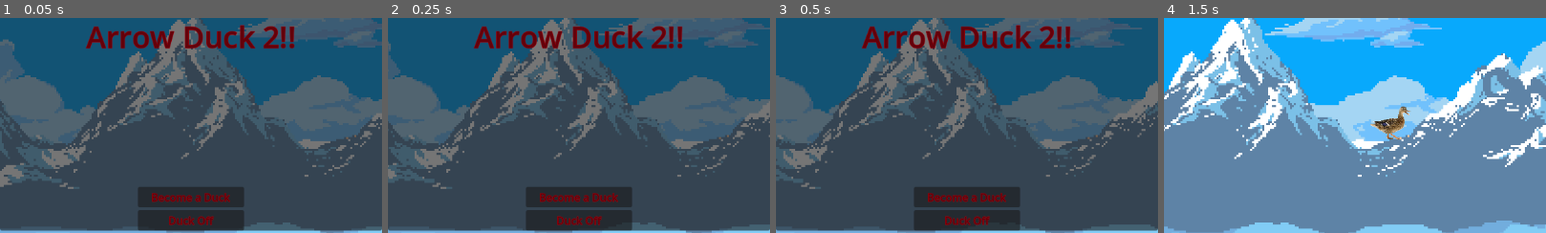
Above: before the commit, frames 1-4 (left to right).
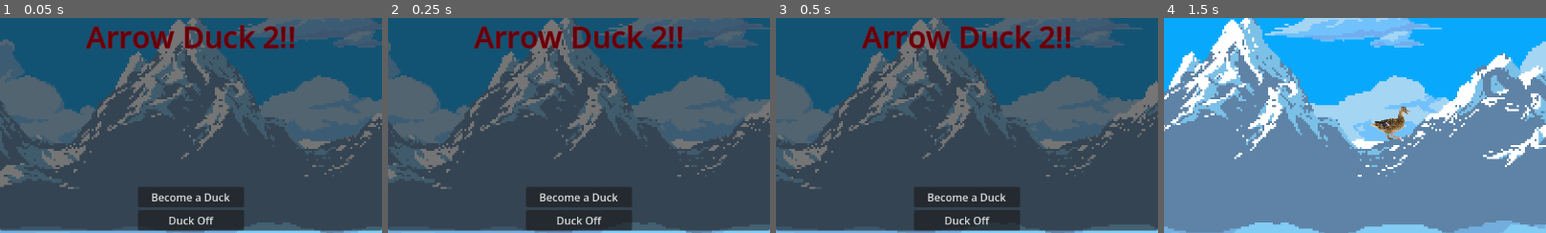
Above: after the commit, the same moments.

Repository: Anothernaso/arrow_duck_2-foss
Game: Godot game, scene res://dummy.tscn
The game is run twice, just before and just after one commit, with the same random seed, the same clock (stepped at 60 frames per second) and the same inputs. Sound files missing from this copy of the repository are replaced by a short silence.
Inputs:
- Up to frame 1 (0.05 s): no input
- Up to frame 2 (0.25 s): no input
- Up to frame 3 (0.5 s): no input
- Up to frame 4 (1.5 s): click "Become a Duck" at 0.5 s; hold D (right) from 1.28 s (still down)
The pictures show only the part of the screen within x 25-75%, y 26-76%; the shares and areas given below are measured in that part.

The runs differ from the first frame. In frame 1, 0.8% of the frame differs, in the area x 39-61%, y 81-97%; in frame 2, 0.8%; in frame 3, 0.8%; in frame 4, nothing differs.

Commit message:
Rework theme handling
On branch master
Changes to be committed:
	modified:   THEME.md
	modified:   scenes/main_menu/main_menu.tscn
	renamed:    ui/button.tscn -> ui/nodes/button.tscn
	new file:   ui/nodes/label.tscn
	renamed:    ui/panel.tscn -> ui/nodes/panel.tscn
	renamed:    ui/title_label.tscn -> ui/nodes/title_label.tscn
	modified:   ui/themes/arrow_duck_2_theme.tres

Diff:
--- a/scenes/main_menu/main_menu.tscn
+++ b/scenes/main_menu/main_menu.tscn
@@ -5,9 +5,9 @@
 [ext_resource type="Theme" uid="uid://b4knt16xuynoj" path="res://ui/themes/arrow_duck_2_theme.tres" id="1_mgyuc"]
 [ext_resource type="PackedScene" uid="uid://bi1p1sul5tdrj" path="res://nodes/player/player_camera.tscn" id="2_756rb"]
 [ext_resource type="Resource" uid="uid://dhwjuh6b6sghl" path="res://content/albums/eternity.tres" id="2_wem23"]
-[ext_resource type="PackedScene" uid="uid://dq8m1un7enhgx" path="res://ui/panel.tscn" id="3_5seab"]
-[ext_resource type="PackedScene" uid="uid://cnqn5uckxauwq" path="res://ui/button.tscn" id="4_3ovsr"]
-[ext_resource type="PackedScene" uid="uid://d264a23a2g0ym" path="res://ui/title_label.tscn" id="4_5seab"]
+[ext_resource type="PackedScene" uid="uid://dq8m1un7enhgx" path="res://ui/nodes/panel.tscn" id="3_5seab"]
+[ext_resource type="PackedScene" uid="uid://cnqn5uckxauwq" path="res://ui/nodes/button.tscn" id="4_3ovsr"]
+[ext_resource type="PackedScene" uid="uid://d264a23a2g0ym" path="res://ui/nodes/title_label.tscn" id="4_5seab"]
 
 [node name="MainMenu" type="Node" unique_id=200770569]
 script = ExtResource("1_76i7u")
@@ -15,7 +15,16 @@
 
 [node name="UI" type="CanvasLayer" parent="." unique_id=920927236]
 
-[node name="CenterContainer" type="CenterContainer" parent="UI" unique_id=1555878465]
+[node name="Control" type="Control" parent="UI" unique_id=2001762925]
+layout_mode = 3
+anchors_preset = 15
+anchor_right = 1.0
+anchor_bottom = 1.0
+grow_horizontal = 2
+grow_vertical = 2
+
+[node name="CenterContainer" type="CenterContainer" parent="UI/Control" unique_id=1555878465]
+layout_mode = 1
 anchors_preset = 15
 anchor_right = 1.0
 anchor_bottom = 1.0
@@ -23,10 +32,10 @@
 grow_vertical = 2
 theme = ExtResource("1_mgyuc")
 
-[node name="Panel" parent="UI/CenterContainer" unique_id=2070056285 instance=ExtResource("3_5seab")]
+[node name="Panel" parent="UI/Control/CenterContainer" unique_id=2070056285 instance=ExtResource("3_5seab")]
 layout_mode = 2
 
-[node name="VSplitContainer" type="VSplitContainer" parent="UI/CenterContainer/Panel" unique_id=566785605]
+[node name="VSplitContainer" type="VSplitContainer" parent="UI/Control/CenterContainer/Panel" unique_id=566785605]
 layout_mode = 1
 anchors_preset = 15
 anchor_right = 1.0
@@ -37,29 +46,31 @@
 dragging_enabled = false
 dragger_visibility = 1
 
-[node name="TitleLabel" parent="UI/CenterContainer/Panel/VSplitContainer" unique_id=6593006 instance=ExtResource("4_5seab")]
+[node name="TitleLabel" parent="UI/Control/CenterContainer/Panel/VSplitContainer" unique_id=6593006 instance=ExtResource("4_5seab")]
 layout_mode = 2
 text = "Arrow Duck 2!!"
 
-[node name="VBoxContainer" type="VBoxContainer" parent="UI/CenterContainer/Panel/VSplitContainer" unique_id=526265485]
+[node name="VBoxContainer" type="VBoxContainer" parent="UI/Control/CenterContainer/Panel/VSplitContainer" unique_id=526265485]
 layout_mode = 2
 theme = ExtResource("1_mgyuc")
 alignment = 2
 
-[node name="StartButton" parent="UI/CenterContainer/Panel/VSplitContainer/VBoxContainer" unique_id=642408839 instance=ExtResource("4_3ovsr")]
+[node name="StartButton" parent="UI/Control/CenterContainer/Panel/VSplitContainer/VBoxContainer" unique_id=642408839 instance=ExtResource("4_3ovsr")]
 layout_mode = 2
 text = "Become a Duck"
 
-[node name="QuitButton" parent="UI/CenterContainer/Panel/VSplitContainer/VBoxContainer" unique_id=593121669 instance=ExtResource("4_3ovsr")]
+[node name="QuitButton" parent="UI/Control/CenterContainer/Panel/VSplitContainer/VBoxContainer" unique_id=593121669 instance=ExtResource("4_3ovsr")]
 layout_mode = 2
 text = "Duck Off"
 
-[node name="DeleteDataButton" type="Button" parent="UI" unique_id=2145185234]
+[node name="DeleteDataButton" parent="UI/Control" unique_id=1078721564 instance=ExtResource("4_3ovsr")]
+layout_mode = 1
 anchors_preset = 2
 anchor_top = 1.0
 anchor_bottom = 1.0
 offset_top = -31.0
 offset_right = 173.0
+offset_bottom = 0.0
 grow_vertical = 0
 text = "Delete All Saved Data"
 
@@ -69,6 +80,6 @@
 
 [node name="PlayerCamera" parent="Env" unique_id=499102077 instance=ExtResource("2_756rb")]
 
-[connection signal="button_down" from="UI/CenterContainer/Panel/VSplitContainer/VBoxContainer/StartButton" to="." method="_on_start_button_down"]
-[connection signal="button_down" from="UI/CenterContainer/Panel/VSplitContainer/VBoxContainer/QuitButton" to="." method="_on_quit_button_down"]
-[connection signal="button_down" from="UI/DeleteDataButton" to="." method="_on_delete_data_button_down"]
+[connection signal="button_down" from="UI/Control/CenterContainer/Panel/VSplitContainer/VBoxContainer/StartButton" to="." method="_on_start_button_down"]
+[connection signal="button_down" from="UI/Control/CenterContainer/Panel/VSplitContainer/VBoxContainer/QuitButton" to="." method="_on_quit_button_down"]
+[connection signal="button_down" from="UI/Control/DeleteDataButton" to="." method="_on_delete_data_button_down"]
--- /dev/null
+++ b/ui/nodes/label.tscn
@@ -0,0 +1,7 @@
+[gd_scene format=3 uid="uid://cajw4rq6o3ak3"]
+
+[ext_resource type="Theme" uid="uid://b4knt16xuynoj" path="res://ui/themes/arrow_duck_2_theme.tres" id="1_sp5j7"]
+
+[node name="Label" type="Label" unique_id=1720302300]
+theme = ExtResource("1_sp5j7")
+text = "Label"
--- /dev/null
+++ b/ui/nodes/title_label.tscn
@@ -0,0 +1,14 @@
+[gd_scene format=3 uid="uid://d264a23a2g0ym"]
+
+[ext_resource type="Theme" uid="uid://b4knt16xuynoj" path="res://ui/themes/arrow_duck_2_theme.tres" id="1_x2fru"]
+
+[node name="TitleLabel" type="Label" unique_id=6593006]
+offset_right = 34.0
+offset_bottom = 23.0
+theme = ExtResource("1_x2fru")
+theme_override_colors/font_color = Color(0.39215687, 0, 0.039215688, 1)
+theme_override_colors/font_outline_color = Color(0.6862745, 0, 0.039215688, 1)
+theme_override_constants/outline_size = 2
+theme_override_font_sizes/font_size = 45
+text = "Title"
+horizontal_alignment = 1
--- a/ui/themes/arrow_duck_2_theme.tres
+++ b/ui/themes/arrow_duck_2_theme.tres
@@ -1,14 +1,3 @@
 [gd_resource type="Theme" format=3 uid="uid://b4knt16xuynoj"]
 
 [resource]
-Button/colors/font_color = Color(0.39215687, 0, 0.039215688, 1)
-Button/colors/font_disabled_color = Color(0.39215687, 0, 0.039215688, 0.5019608)
-Button/colors/font_focus_color = Color(0.54901963, 0, 0.039215688, 1)
-Button/colors/font_hover_color = Color(0.54901963, 0, 0.039215688, 1)
-Button/colors/font_hover_pressed_color = Color(1, 0, 0.039215688, 1)
-Button/colors/font_outline_color = Color(0.6862745, 0, 0.039215688, 1)
-Button/colors/font_pressed_color = Color(1, 0, 0.039215688, 1)
-Button/constants/outline_size = 2
-Label/colors/font_color = Color(0.39215687, 0, 0.039215688, 1)
-Label/colors/font_outline_color = Color(0.6862745, 0, 0.039215688, 1)
-Label/constants/outline_size = 2
--- a/ui/title_label.tscn
+++ /dev/null
@@ -1,11 +0,0 @@
-[gd_scene format=3 uid="uid://d264a23a2g0ym"]
-
-[ext_resource type="Theme" uid="uid://b4knt16xuynoj" path="res://ui/themes/arrow_duck_2_theme.tres" id="1_qivlf"]
-
-[node name="TitleLabel" type="Label" unique_id=6593006]
-offset_right = 34.0
-offset_bottom = 23.0
-theme = ExtResource("1_qivlf")
-theme_override_font_sizes/font_size = 45
-text = "Title"
-horizontal_alignment = 1
Renamed: ui/button.tscn -> ui/nodes/button.tscn
Renamed: ui/panel.tscn -> ui/nodes/panel.tscn
Not shown, changed: THEME.md
